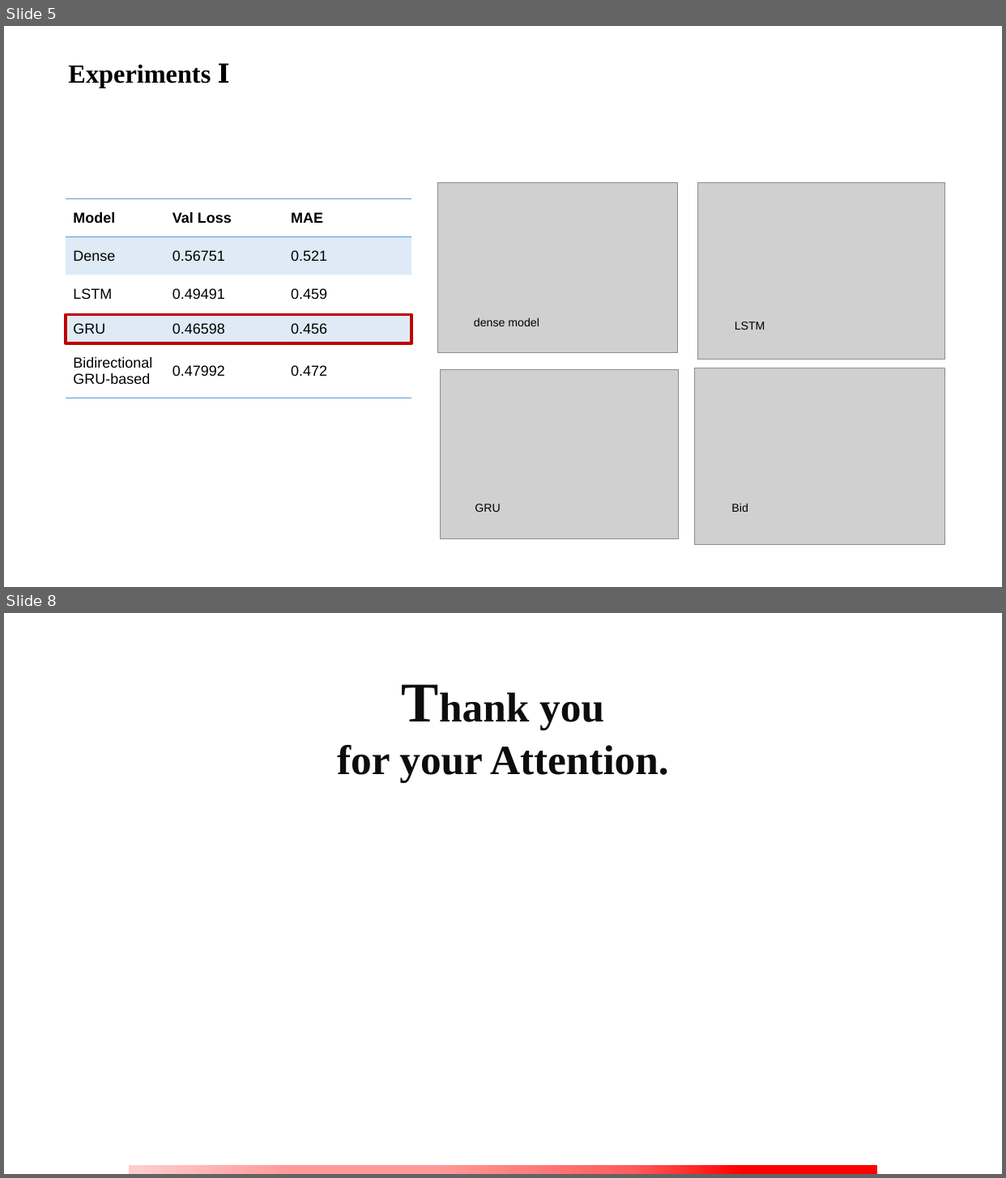
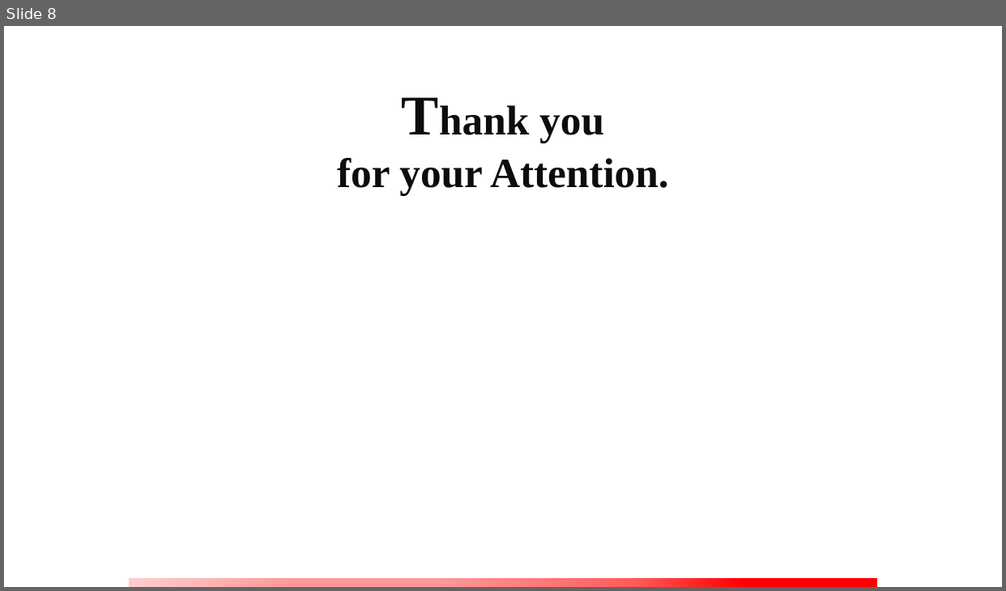
Before and after one commit to goseongje/cv_term_project, a slide deck: TermProject_20201149_SeongjeWoo.pptx. Shown one above the other, each under a label of ours: slides 5 and 8 before the commit, slide 8 after it; the slides between them are not shown. The pictures are 1006x1178 and 1006x591 pixels, drawn with LibreOffice and Linux fonts; fonts in the diff are those of the drawing; grey boxes stand for pictures; background and template pictures are left out. Boxes give left, top, right and bottom in pixels: in the first picture for what was removed or moved away, otherwise in the second. Text is boxed around its words. In the diff, an @@ line names an element or a change of style, - is before the commit and + after.

```diff
--- a/TermProject_20201149_SeongjeWoo.pptx
+++ b/TermProject_20201149_SeongjeWoo.pptx
@@ slide 5 removed at (x1=4, y1=26, x2=1002, y2=587), background picture (left out) @@
@@ text removed at (x1=68, y1=63, x2=230, y2=88) @@
-Experiments Ⅰ
@@ picture removed at (x1=438, y1=183, x2=678, y2=353) @@
@@ picture removed at (x1=698, y1=183, x2=945, y2=360) @@
@@ table removed at (x1=66, y1=199, x2=411, y2=398), 5 rows, 3 columns @@
-Model | Val Loss | MAE
-Dense | 0.56751 | 0.521
-LSTM | 0.49491 | 0.459
-GRU | 0.46598 | 0.456
-Bidirectional GRU-based | 0.47992 | 0.472
@@ rectangle removed at (x1=66, y1=315, x2=411, y2=344) @@
@@ text removed at (x1=474, y1=318, x2=539, y2=327) @@
-dense model
@@ text removed at (x1=735, y1=322, x2=765, y2=330) @@
-LSTM
@@ picture removed at (x1=440, y1=369, x2=679, y2=540) @@
@@ picture removed at (x1=695, y1=368, x2=945, y2=544) @@
@@ text removed at (x1=475, y1=504, x2=500, y2=512) @@
-GRU
@@ text removed at (x1=731, y1=503, x2=748, y2=512) @@
-Bid
```
Also in this commit, not shown: 6 slides added, 5 other slides removed, 3 other files.
